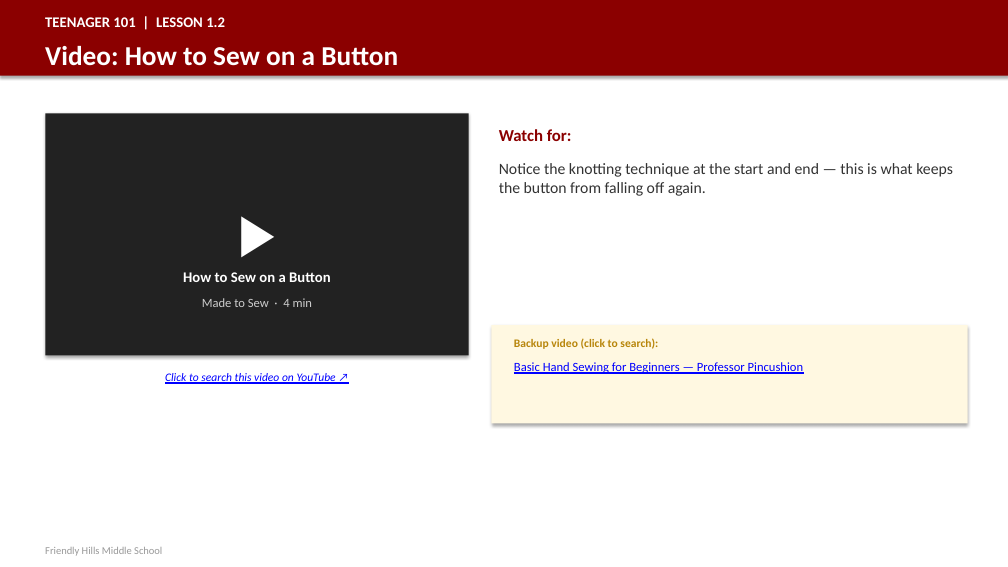
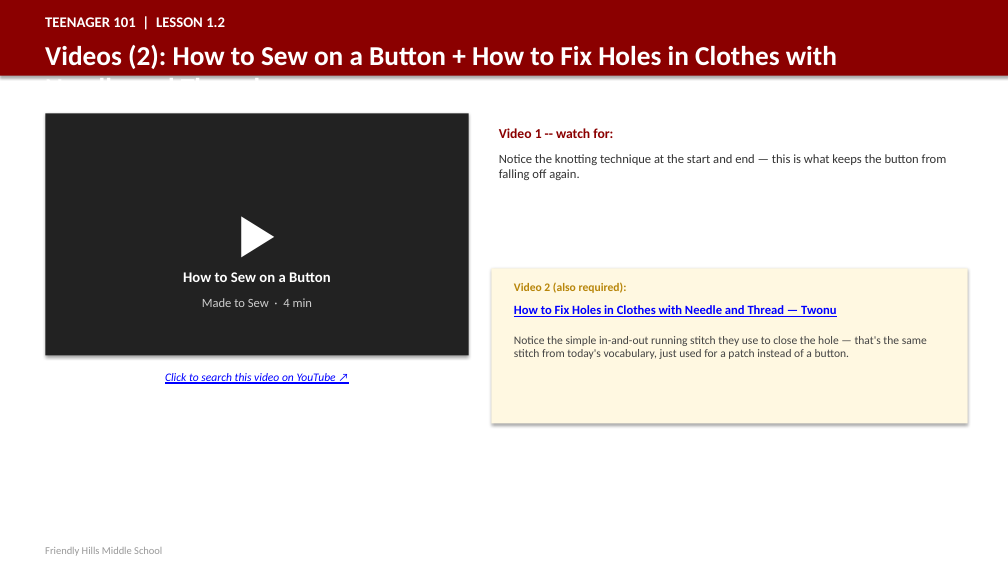
Before and after one commit to milesclawson/test-repo, a slide deck: slide 9 of downloads/teenager101_teacher_slides.pptx. Drawn at 1008x567 pixels with LibreOffice and Linux fonts; fonts in the diff are those of the drawing. Boxes give left, top, right and bottom in pixels: in the first picture for what was removed or moved away, otherwise in the second. Text is boxed around its words. In the diff, an @@ line names an element or a change of style, - is before the commit and + after.

```diff
--- a/downloads/teenager101_teacher_slides.pptx
+++ b/downloads/teenager101_teacher_slides.pptx
@@ text at [45, 45, 837, 79]: text changed @@
-Video: How to Sew on a Button
+Videos (2): How to Sew on a Button + How to Fix Holes in Clothes with Needle and Thread
@@ text "Notice the knotting technique at ...": place and size @@
-text "Notice the knotting technique at ..." at [499, 163, 953, 196]
+text "Notice the knotting technique at ..." at [499, 154, 947, 180]
@@ text "Notice the knotting technique at ..." at [499, 154, 947, 180]: size 15 to 12 pt @@
@@ text at [499, 128, 613, 138]: text changed; size 16 to 13 pt @@
-Watch for:
+Video 1 -- watch for:
@@ rectangle: place and size @@
-rectangle at [492, 325, 968, 423]
+rectangle at [492, 268, 968, 423]
@@ text at [514, 282, 627, 293]: text changed @@
-Backup video (click to search):
+Video 2 (also required):
@@ text at [514, 305, 836, 317]: text changed; bold on @@
-Basic Hand Sewing for Beginners — Professor Pincushion
+How to Fix Holes in Clothes with Needle and Thread — Twonu
@@ text added at [514, 336, 927, 359], 11 pt, text #444444 @@
+Notice the simple in-and-out running stitch they use to close the hole — that's the same stitch from today's vocabulary, just used for a patch instead of a button.
```
Also in this commit, not shown: 1 other slide changed, 2 other files.
